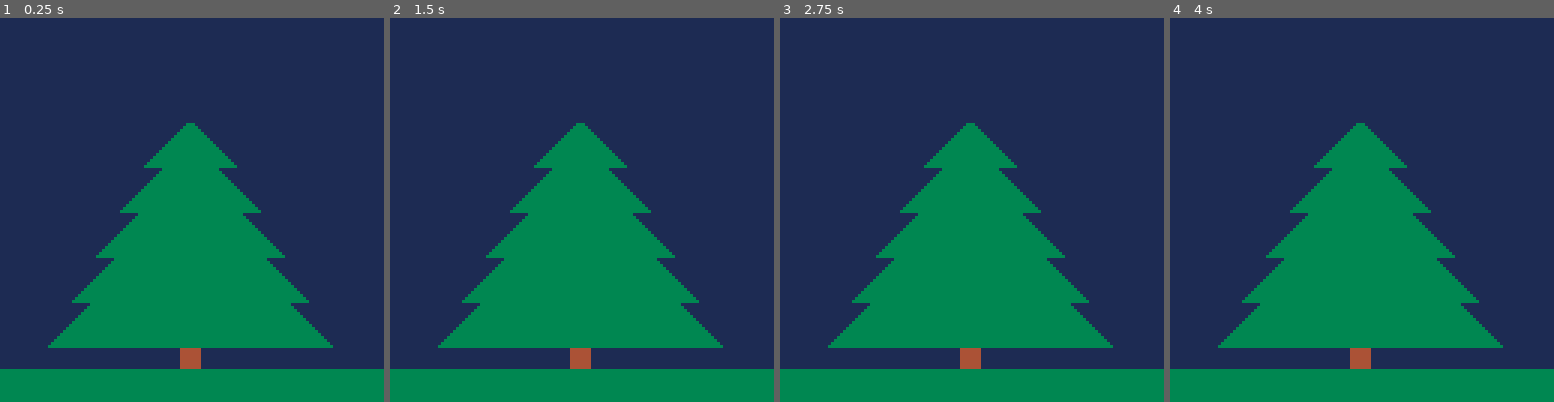
Above: before the commit, frames 1-4 (left to right).
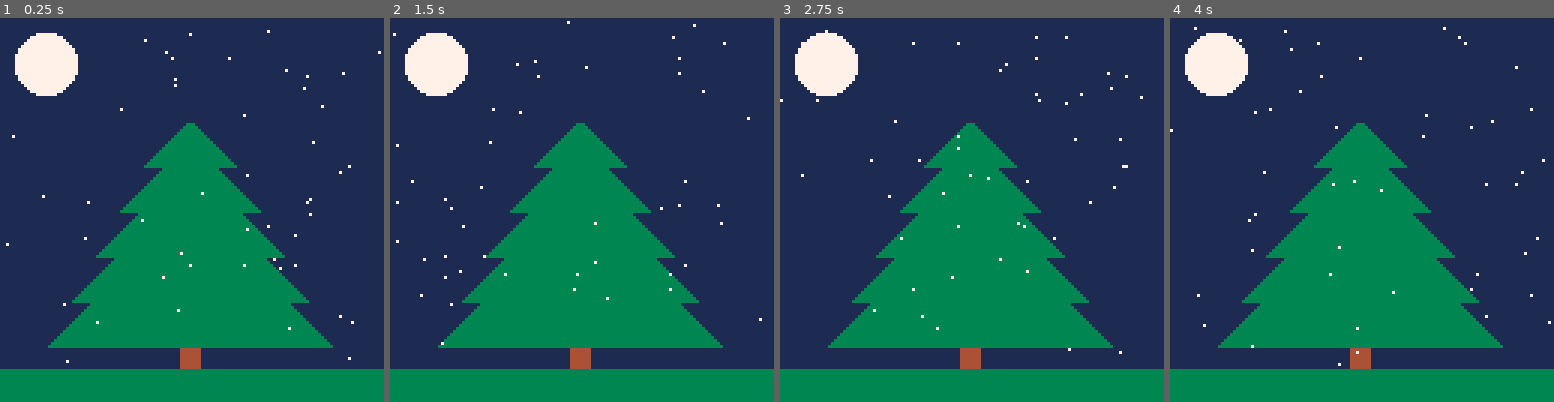
Above: after the commit, the same moments.

Repository: Juni0u/TCC-2022
Game: PICO-8 cartridge Day 1/tcc2022-1.p8
Two runs of this game, one before a commit and one after it. Both use one fixed random seed, a clock stepped at 60 frames per second and the inputs below.
Inputs:
- Up to frame 1 (0.25 s): no input
- Up to frame 2 (1.5 s): no input
- Up to frame 3 (2.75 s): no input
- Up to frame 4 (4 s): no input

The runs differ from the first frame. In frame 1, 2.4% of the frame differs, in the area x 1-100%, y 3-90%; in frame 2, 2.4%; in frame 3, 2.4%, in the area x 0-95%, y 3-88%; in frame 4, 2.4%.

Commit message:
Update tcc2022-1.p8
Added a simple animation of snow

Diff:
--- a/Day 1/tcc2022-1.p8
+++ b/Day 1/tcc2022-1.p8
@@ -1,12 +1,15 @@
 pico-8 cartridge // http://www.pico-8.com
 version 39
 __lua__
+c=0
+
 function _draw()
 	xc=63
 	yc=109
 	cls(1)
 	rectfill(0,117,127,127,3)
 	rectfill(60,110,66,116,4)
+	circfill(15,15,10,7)
 
 	for k=6,2,-1 do
 	 xt=k*8
@@ -16,6 +19,20 @@
 		end
 	end
 
+	for j=1,50 do
+			 x=rnd(127)
+				y=rnd(116)
+				pset(x,y,7)
+	end
+	wait(5)
+
+end
+
+function wait(w)
+	repeat
+	w-=1
+	flip()
+	until w==0
 end
 
 
